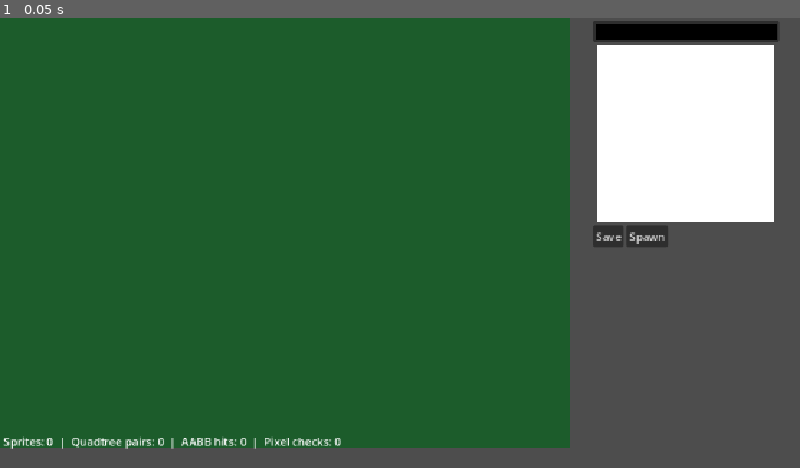
Above: before the commit, frame 1.
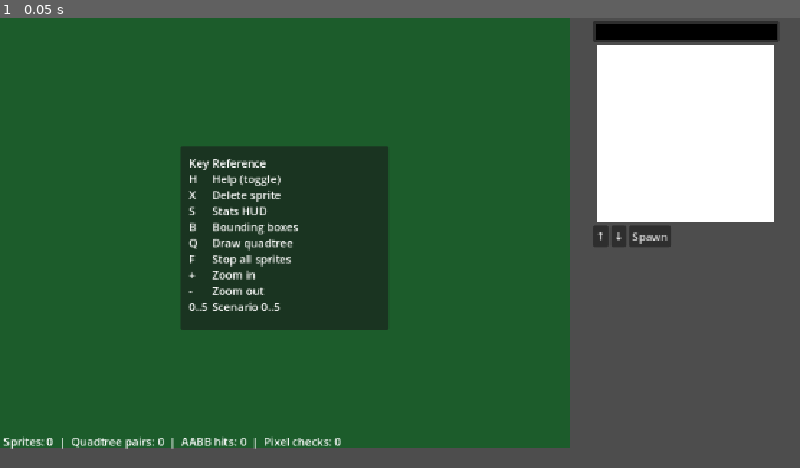
Above: after the commit, the same moment.

Repository: add-IV/SketchImpact
Game: Godot game, scene res://sketch_impact.tscn
Same seed, same stepped clock (60 frames per second), same inputs: the game is played once before the commit and once after it.
Inputs:
- Up to frame 1 (0.05 s): no input

The runs differ from the first frame. In frame 1, 11% of the frame differs, in the area x 22-84%, y 28-70%.

Commit message:
add more key press functionalities

Diff:
--- a/billiard_table.gd
+++ b/billiard_table.gd
@@ -3,14 +3,16 @@
 const TABLE_WIDTH := 820.0
 const TABLE_HEIGHT := 620.0
 
-# Adjust these two constants together when changing sprite resolution
-const SPRITE_PIXEL_SIZE := 16   # native image resolution (e.g. 16 or 32)
-const DISPLAY_SCALE := 3        # screen pixels per sprite pixel
-
-const SPRITE_SCREEN_SIZE := SPRITE_PIXEL_SIZE * DISPLAY_SCALE
-const SPRITE_HALF := SPRITE_SCREEN_SIZE / 2
-
+const SPRITE_PIXEL_SIZE := 32
 const IMPULSE_SPEED := 200.0
+
+const ZOOM_MIN := 1
+const ZOOM_MAX := 16
+
+# Mutable at runtime via zoom in/out hotkeys
+var _display_scale := 2
+var _sprite_screen_size: float = SPRITE_PIXEL_SIZE * 2
+var _sprite_half: float = SPRITE_PIXEL_SIZE * 2 / 2.0
 
 # Struct-of-arrays: all sprite state lives here
 var positions: Array[Vector2] = []
@@ -23,12 +25,22 @@
 var narrow_checks := 0  # pairs that reached pixel-perfect check
 
 var _show_bounding_boxes := false
+var _show_quadtree := false
+var _qt_root = null
 
 @onready var hud_label: Label = $HUD
 @onready var sprites_container: Node2D = $Sprites
 @onready var help_overlay: Panel = $HelpOverlay
 
 var _sprite_scene: PackedScene = preload("res://sprite_body.tscn")
+
+
+func _set_display_scale(new_scale: int) -> void:
+	_display_scale = clampi(new_scale, ZOOM_MIN, ZOOM_MAX)
+	_sprite_screen_size = float(SPRITE_PIXEL_SIZE * _display_scale)
+	_sprite_half = _sprite_screen_size / 2.0
+	for node in display_nodes:
+		node.get_node("Sprite2D").scale = Vector2(_display_scale, _display_scale)
 
 
 func spawn_sprite(image: Image) -> void:
@@ -42,8 +54,8 @@
 			px[y * SPRITE_PIXEL_SIZE + x] = int(image.get_pixel(x, y).a * 255.0)
 
 	var pos := Vector2(
-		randf_range(SPRITE_HALF + 10.0, TABLE_WIDTH - SPRITE_HALF - 10.0),
-		randf_range(SPRITE_HALF + 10.0, TABLE_HEIGHT - SPRITE_HALF - 10.0)
+		randf_range(_sprite_half + 10.0, TABLE_WIDTH - _sprite_half - 10.0),
+		randf_range(_sprite_half + 10.0, TABLE_HEIGHT - _sprite_half - 10.0)
 	)
 	var angle := randf() * TAU
 	var vel := Vector2(cos(angle), sin(angle)) * randf_range(80.0, 160.0)
@@ -51,7 +63,7 @@
 	var node: Node2D = _sprite_scene.instantiate()
 	var sprite: Sprite2D = node.get_node("Sprite2D")
 	sprite.texture = ImageTexture.create_from_image(image)
-	sprite.scale = Vector2(DISPLAY_SCALE, DISPLAY_SCALE)
+	sprite.scale = Vector2(_display_scale, _display_scale)
 	sprite.texture_filter = CanvasItem.TEXTURE_FILTER_NEAREST
 	node.position = pos
 	sprites_container.add_child(node)
@@ -62,7 +74,7 @@
 	display_nodes.append(node)
 
 
-func _process(delta: float) -> void:
+func _physics_process(delta: float) -> void:
 	var n := positions.size()
 	broad_checks = 0
 	aabb_checks = 0
@@ -72,10 +84,12 @@
 		positions[i] += velocities[i] * delta
 		_bounce_walls(i)
 
+	_qt_root = null
 	if n > 1:
 		var qt := _QuadNode.new(Rect2(0.0, 0.0, TABLE_WIDTH, TABLE_HEIGHT), 0)
 		for i in range(n):
 			qt.insert(i, _aabb(i))
+		_qt_root = qt
 		var pairs: Dictionary = {}
 		qt.collect_pairs(pairs)
 
@@ -86,8 +100,9 @@
 			if _aabb(i).intersects(_aabb(j)):
 				aabb_checks += 1
 				narrow_checks += 1
-				if _pixel_collision(i, j):
-					_resolve(i, j)
+				var col_pt := _pixel_collision(i, j)
+				if col_pt.is_finite():
+					_resolve(i, j, col_pt)
 
 	for i in range(n):
 		display_nodes[i].position = positions[i]
@@ -109,6 +124,24 @@
 		return
 	if event.is_action_pressed("show bounding boxes"):
 		_show_bounding_boxes = not _show_bounding_boxes
+		get_viewport().set_input_as_handled()
+		return
+	if event.is_action_pressed("draw quadtree"):
+		_show_quadtree = not _show_quadtree
+		get_viewport().set_input_as_handled()
+		return
+	if event.is_action_pressed("freeze"):
+		for i in range(velocities.size()):
+			velocities[i] = Vector2.ZERO
+		get_viewport().set_input_as_handled()
+		return
+	if event.is_action_pressed("zoom in"):
+		_set_display_scale(_display_scale * 2)
+		get_viewport().set_input_as_handled()
+		return
+	if event.is_action_pressed("zoom out"):
+		@warning_ignore("integer_division")
+		_set_display_scale(_display_scale / 2)
 		get_viewport().set_input_as_handled()
 		return
 	if event is InputEventMouseButton and event.button_index == MOUSE_BUTTON_LEFT and event.pressed:
@@ -124,42 +157,49 @@
 
 
 func _draw() -> void:
-	if not _show_bounding_boxes:
-		return
-	for i in range(positions.size()):
-		draw_rect(_aabb(i), Color(1.0, 1.0, 0.0, 0.8), false, 1.0)
+	if _show_bounding_boxes:
+		for i in range(positions.size()):
+			draw_rect(_aabb(i), Color(1.0, 1.0, 0.0, 0.8), false, 1.0)
+	if _show_quadtree and _qt_root != null:
+		_draw_qt_node(_qt_root)
+
+
+func _draw_qt_node(node) -> void:
+	draw_rect(node.bounds, Color(0.0, 0.8, 1.0, 0.4), false, 1.0)
+	for child in node.children:
+		_draw_qt_node(child)
 
 
 func _aabb(i: int) -> Rect2:
 	return Rect2(
-		positions[i] - Vector2(SPRITE_HALF, SPRITE_HALF),
-		Vector2(SPRITE_SCREEN_SIZE, SPRITE_SCREEN_SIZE)
+		positions[i] - Vector2(_sprite_half, _sprite_half),
+		Vector2(_sprite_screen_size, _sprite_screen_size)
 	)
 
 
 func _bounce_walls(i: int) -> void:
 	var pos := positions[i]
 	var vel := velocities[i]
-	if pos.x - SPRITE_HALF < 0.0:
-		pos.x = SPRITE_HALF
+	if pos.x - _sprite_half < 0.0:
+		pos.x = _sprite_half
 		vel.x = absf(vel.x)
-	elif pos.x + SPRITE_HALF > TABLE_WIDTH:
-		pos.x = TABLE_WIDTH - SPRITE_HALF
+	elif pos.x + _sprite_half > TABLE_WIDTH:
+		pos.x = TABLE_WIDTH - _sprite_half
 		vel.x = -absf(vel.x)
-	if pos.y - SPRITE_HALF < 0.0:
-		pos.y = SPRITE_HALF
+	if pos.y - _sprite_half < 0.0:
+		pos.y = _sprite_half
 		vel.y = absf(vel.y)
-	elif pos.y + SPRITE_HALF > TABLE_HEIGHT:
-		pos.y = TABLE_HEIGHT - SPRITE_HALF
+	elif pos.y + _sprite_half > TABLE_HEIGHT:
+		pos.y = TABLE_HEIGHT - _sprite_half
 		vel.y = -absf(vel.y)
 	positions[i] = pos
 	velocities[i] = vel
 
 
-func _pixel_collision(i: int, j: int) -> bool:
-	# Offset of j relative to i in sprite-pixel coordinates
-	var dx := (positions[j].x - positions[i].x) / float(DISPLAY_SCALE)
-	var dy := (positions[j].y - positions[i].y) / float(DISPLAY_SCALE)
+func _pixel_collision(i: int, j: int) -> Vector2:
+	# Returns the screen-space collision point, or Vector2.INF if no collision.
+	var dx := (positions[j].x - positions[i].x) / float(_display_scale)
+	var dy := (positions[j].y - positions[i].y) / float(_display_scale)
 	var px_i := pixels[i]
 	var px_j := pixels[j]
 	var s := SPRITE_PIXEL_SIZE
@@ -177,26 +217,28 @@
 					if pyb < 0 or pyb >= s:
 						continue
 					if px_j[pyb * s + pxb] > 0:
-						return true
-	return false
-
-
-func _resolve(i: int, j: int) -> void:
-	var sep := positions[j] - positions[i]
+						var half := s * 0.5
+						var pt_i := positions[i] + Vector2(pxa + 0.5 - half, pya + 0.5 - half) * _display_scale
+						var pt_j := positions[j] + Vector2(pxb + 0.5 - half, pyb + 0.5 - half) * _display_scale
+						return (pt_i + pt_j) * 0.5
+	return Vector2.INF
+
+
+func _resolve(i: int, j: int, collision_pt: Vector2) -> void:
+	var sep := positions[j] - collision_pt
+	if sep.length_squared() < 0.0001:
+		sep = positions[j] - positions[i]
 	if sep.length_squared() < 0.0001:
 		sep = Vector2(1.0, 0.0)
 	else:
 		sep = sep.normalized()
-	# Elastic collision: swap velocity components along collision normal
+	# Only swap velocities if sprites are approaching each other along the normal.
+	# Skipping this check caused repeated swaps on overlapping frames, producing jitter.
 	var vi_dot := velocities[i].dot(sep)
 	var vj_dot := velocities[j].dot(sep)
-	velocities[i] += sep * (vj_dot - vi_dot)
-	velocities[j] += sep * (vi_dot - vj_dot)
-	# Separate overlapping sprites
-	var overlap := float(SPRITE_SCREEN_SIZE) - positions[i].distance_to(positions[j])
-	if overlap > 0.0:
-		positions[i] -= sep * overlap * 0.5
-		positions[j] += sep * overlap * 0.5
+	if vi_dot > vj_dot:
+		velocities[i] += sep * (vj_dot - vi_dot)
+		velocities[j] += sep * (vi_dot - vj_dot)
 
 
 class _QuadNode:
--- a/billiard_table.tscn
+++ b/billiard_table.tscn
@@ -20,23 +20,24 @@
 offset_bottom = 618.0
 
 [node name="HelpOverlay" type="Panel" parent="." unique_id=1234567890]
-visible = false
 offset_left = 260.0
 offset_top = 185.0
 offset_right = 560.0
-offset_bottom = 435.0
+offset_bottom = 449.0
 
-[node name="Label" type="Label" parent="HelpOverlay" unique_id=1234567891]
+[node name="RichTextLabel" type="RichTextLabel" parent="HelpOverlay" unique_id=26202272]
 layout_mode = 0
 offset_left = 12.0
 offset_top = 12.0
 offset_right = 288.0
-offset_bottom = 238.0
-text = "Key Reference
-H      Help (toggle)
-X      Delete sprite
-S      Stats HUD
-B      Bounding boxes
-+      Zoom in
--      Zoom out
-Click  Impulse sprite"
+offset_bottom = 252.0
+text = "Key	Reference
+H		Help (toggle)
+X		Delete sprite
+S		Stats HUD
+B		Bounding boxes
+Q		Draw quadtree
+F		Stop all sprites
++		Zoom in
+-		Zoom out
+0..5	Scenario 0..5"
--- a/draw_window.tscn
+++ b/draw_window.tscn
@@ -52,9 +52,13 @@
 [node name="HBoxContainer" type="HBoxContainer" parent="MarginContainer/VBoxContainer" unique_id=241432349]
 layout_mode = 2
 
-[node name="Button" type="Button" parent="MarginContainer/VBoxContainer/HBoxContainer" unique_id=1707114256]
+[node name="UpButton" type="Button" parent="MarginContainer/VBoxContainer/HBoxContainer" unique_id=987654321]
 layout_mode = 2
-text = "Save"
+text = "↑"
+
+[node name="DownButton" type="Button" parent="MarginContainer/VBoxContainer/HBoxContainer" unique_id=1707114256]
+layout_mode = 2
+text = "↓"
 
 [node name="SpawnButton" type="Button" parent="MarginContainer/VBoxContainer/HBoxContainer" unique_id=1619276677]
 layout_mode = 2
@@ -120,5 +124,6 @@
 layout_mode = 2
 theme = SubResource("Theme_gvoqh")
 
-[connection signal="pressed" from="MarginContainer/VBoxContainer/HBoxContainer/Button" to="." method="_on_button_pressed"]
+[connection signal="pressed" from="MarginContainer/VBoxContainer/HBoxContainer/UpButton" to="." method="_on_up_pressed"]
+[connection signal="pressed" from="MarginContainer/VBoxContainer/HBoxContainer/DownButton" to="." method="_on_down_pressed"]
 [connection signal="pressed" from="MarginContainer/VBoxContainer/HBoxContainer/SpawnButton" to="." method="_on_spawn_pressed"]
--- a/project.godot
+++ b/project.godot
@@ -57,6 +57,41 @@
 "events": [Object(InputEventKey,"resource_local_to_scene":false,"resource_name":"","device":-1,"window_id":0,"alt_press …(192 unchanged characters)…
 ]
 }
+freeze={
+"deadzone": 0.2,
+"events": [Object(InputEventKey,"resource_local_to_scene":false,"resource_name":"","device":-1,"window_id":0,"alt_pressed":false,"shift_pressed":false,"ctrl_pressed":false,"meta_pressed":false,"pressed":false,"keycode":70,"physical_keycode":0,"key_label":0,"unicode":102,"location":0,"echo":false,"script":null)
+]
+}
+"scenario 0"={
+"deadzone": 0.2,
+"events": [Object(InputEventKey,"resource_local_to_scene":false,"resource_name":"","device":-1,"window_id":0,"alt_pressed":false,"shift_pressed":false,"ctrl_pressed":false,"meta_pressed":false,"pressed":false,"keycode":48,"physical_keycode":0,"key_label":0,"unicode":48,"location":0,"echo":false,"script":null)
+]
+}
+"scenario 1"={
+"deadzone": 0.2,
+"events": [Object(InputEventKey,"resource_local_to_scene":false,"resource_name":"","device":-1,"window_id":0,"alt_pressed":false,"shift_pressed":false,"ctrl_pressed":false,"meta_pressed":false,"pressed":false,"keycode":49,"physical_keycode":0,"key_label":0,"unicode":49,"location":0,"echo":false,"script":null)
+]
+}
+"scenario 2"={
+"deadzone": 0.2,
+"events": [Object(InputEventKey,"resource_local_to_scene":false,"resource_name":"","device":-1,"window_id":0,"alt_pressed":false,"shift_pressed":false,"ctrl_pressed":false,"meta_pressed":false,"pressed":false,"keycode":50,"physical_keycode":0,"key_label":0,"unicode":50,"location":0,"echo":false,"script":null)
+]
+}
+"scenario 3"={
+"deadzone": 0.2,
+"events": [Object(InputEventKey,"resource_local_to_scene":false,"resource_name":"","device":-1,"window_id":0,"alt_pressed":false,"shift_pressed":false,"ctrl_pressed":false,"meta_pressed":false,"pressed":false,"keycode":51,"physical_keycode":0,"key_label":0,"unicode":51,"location":0,"echo":false,"script":null)
+]
+}
+"scenario 4"={
+"deadzone": 0.2,
+"events": [Object(InputEventKey,"resource_local_to_scene":false,"resource_name":"","device":-1,"window_id":0,"alt_pressed":false,"shift_pressed":false,"ctrl_pressed":false,"meta_pressed":false,"pressed":false,"keycode":52,"physical_keycode":0,"key_label":0,"unicode":52,"location":0,"echo":false,"script":null)
+]
+}
+"scenario 5"={
+"deadzone": 0.2,
+"events": [Object(InputEventKey,"resource_local_to_scene":false,"resource_name":"","device":-1,"window_id":0,"alt_pressed":false,"shift_pressed":false,"ctrl_pressed":false,"meta_pressed":false,"pressed":false,"keycode":53,"physical_keycode":0,"key_label":0,"unicode":53,"location":0,"echo":false,"script":null)
+]
+}
 
 [physics]
 
